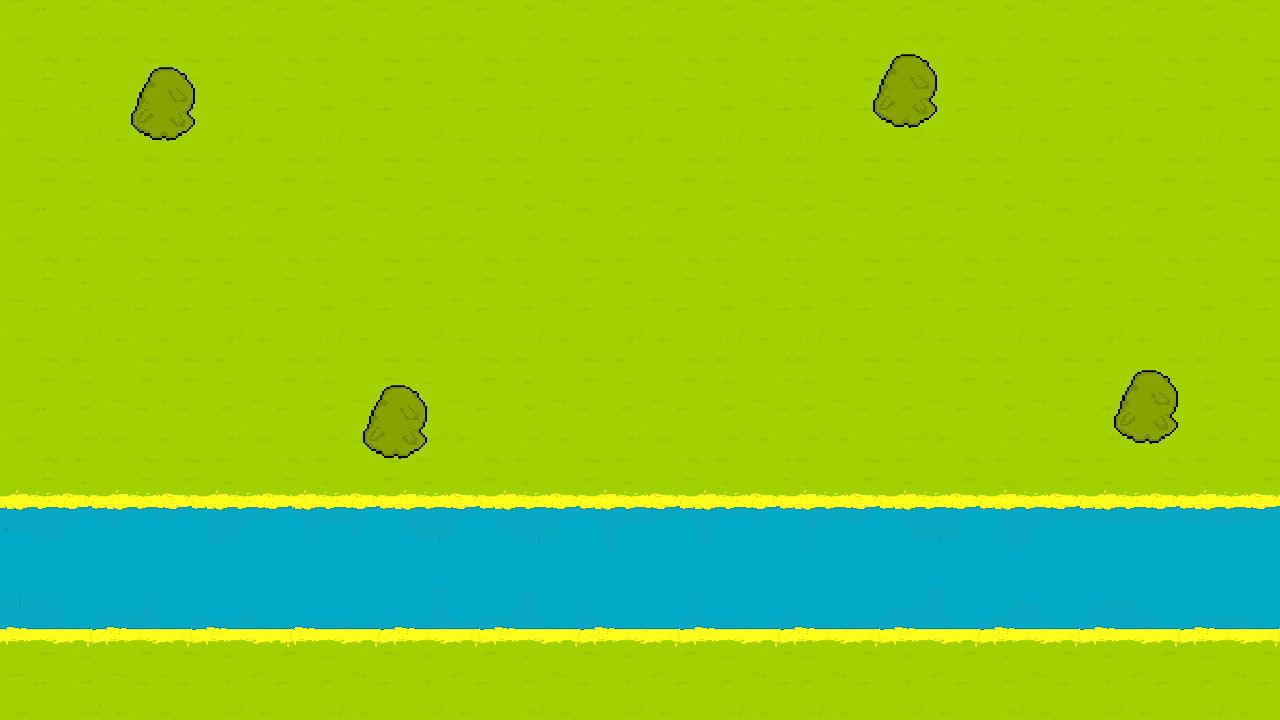
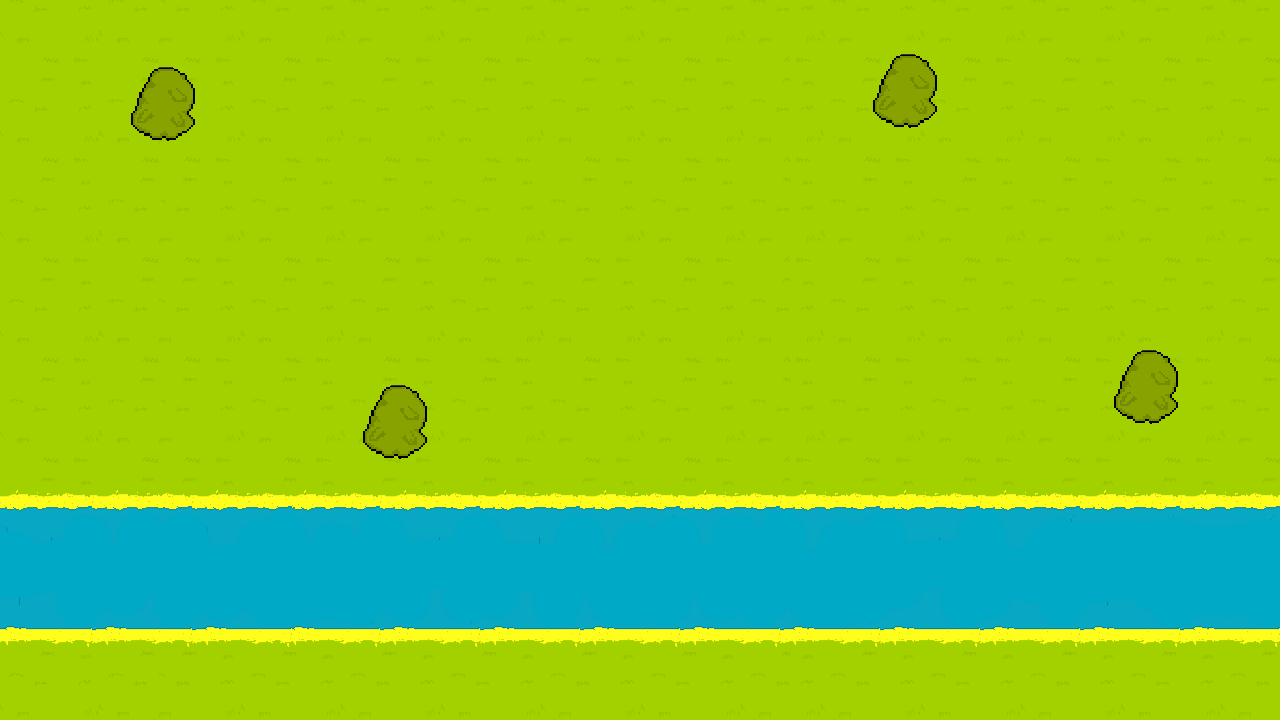
Revision of a layered w=1280, h=720 image; what changed, layer by layer:
renamed "Camada 5" to "arvore", painted on it over [1114, 350, 1178, 444]
removed layer "Camada 2" over [1114, 370, 1178, 444]
